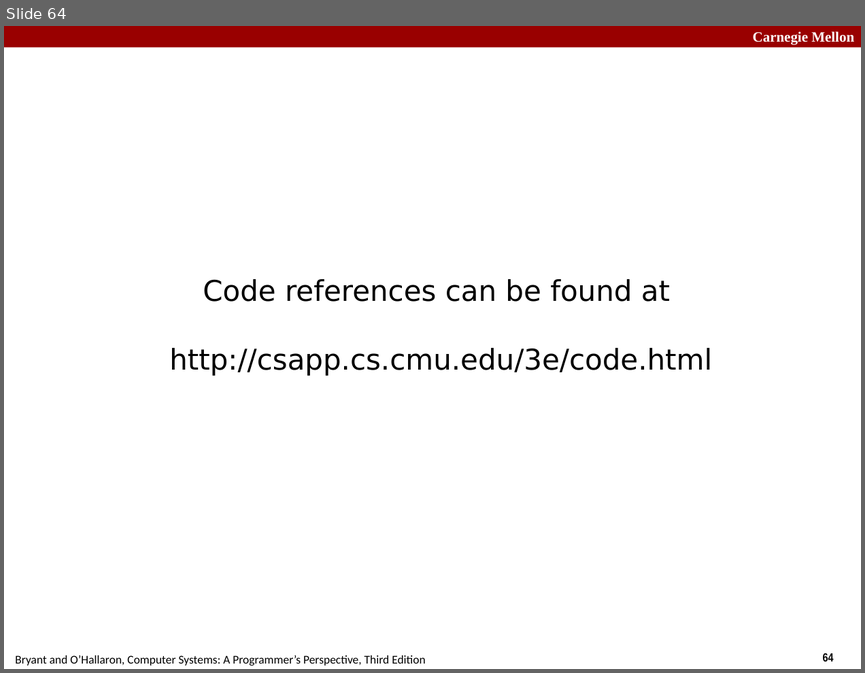
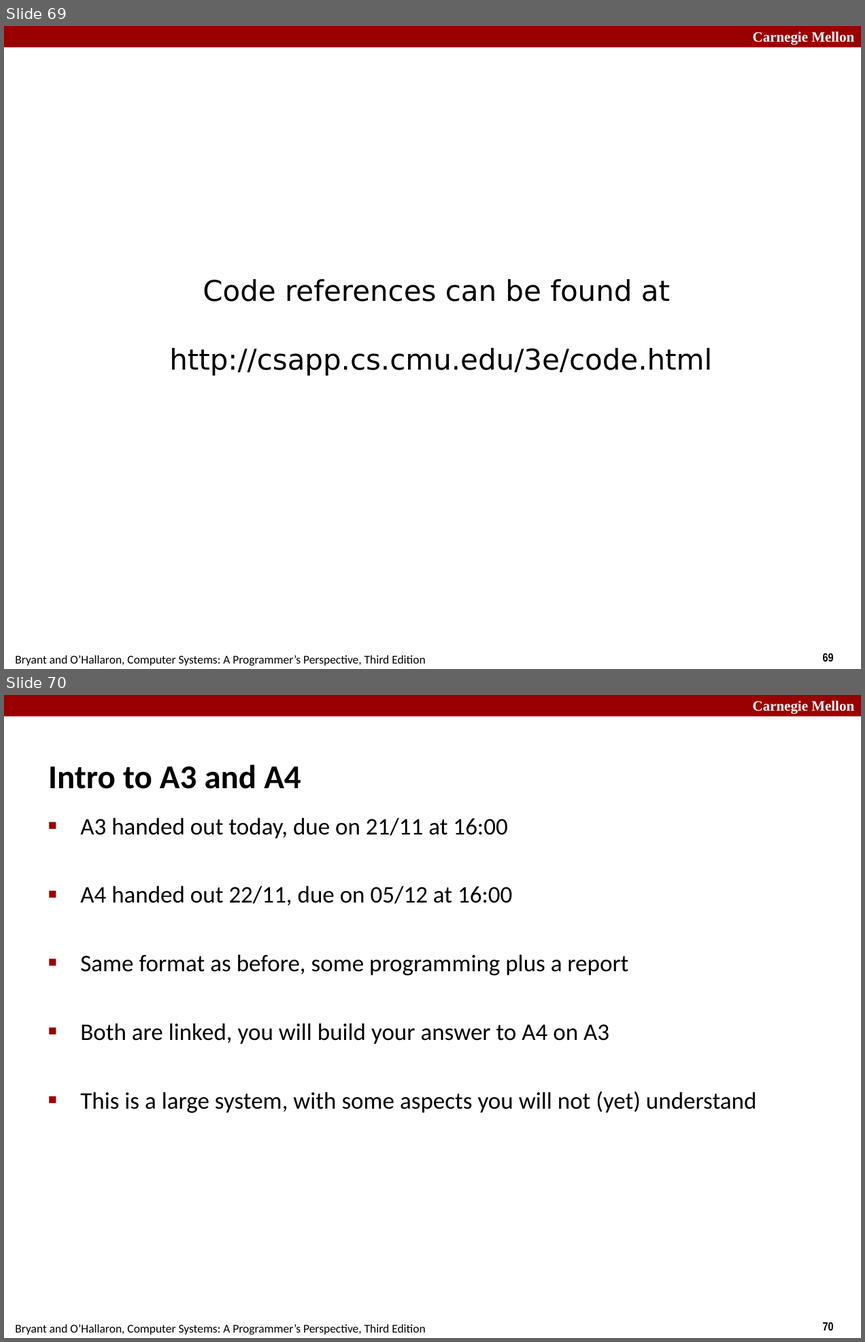
Before and after one commit to diku-compSys/compSys-e2021-pub, a slide deck: lectures/211101_network_programming/slides.odp. Shown one above the other, each under a label of ours: slide 64 before the commit, slides 69 and 70 after it. The pictures are 865x673 and 865x1342 pixels, drawn with LibreOffice and Linux fonts; fonts in the diff are those of the drawing. Boxes give left, top, right and bottom in pixels: in the first picture for what was removed or moved away, otherwise in the second. Text is boxed around its words. In the diff, an @@ line names an element or a change of style, - is before the commit and + after.

```diff
--- a/lectures/211101_network_programming/slides.odp
+++ b/lectures/211101_network_programming/slides.odp
@@ slide 70 added at [4, 695, 861, 1338], background #FFFFFF; not listed: 4 template elements that a slide beside it also shows @@
@@ title added at [48, 764, 300, 789], 28 pt, text #000000, bold @@
+Intro to A3 and A4
@@ text added at [80, 817, 756, 1113], 20 pt, text #000000 @@
+■ A3 handed out today, due on 21/11 at 16:00
+■ A4 handed out 22/11, due on 05/12 at 16:00
+■ Same format as before, some programming plus a report
+■ Both are linked, you will build your answer to A4 on A3
+■ This is a large system, with some aspects you will not (yet) understand
@@ what was slide 64 is now slide 69 @@
@@ page number at [823, 653, 834, 661]: text changed @@
-64
+69
```
Also in this commit, not shown: 3 slides changed, 14 other slides added, 6 slides removed, 3 other files.
